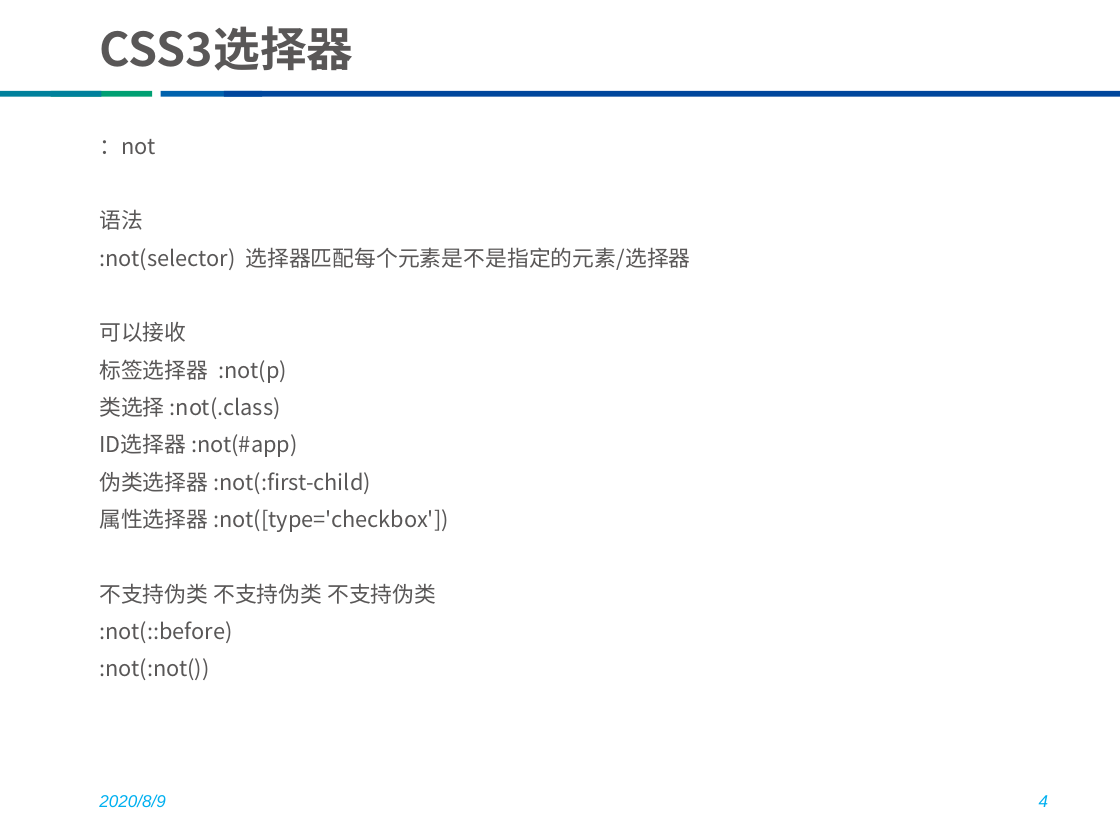
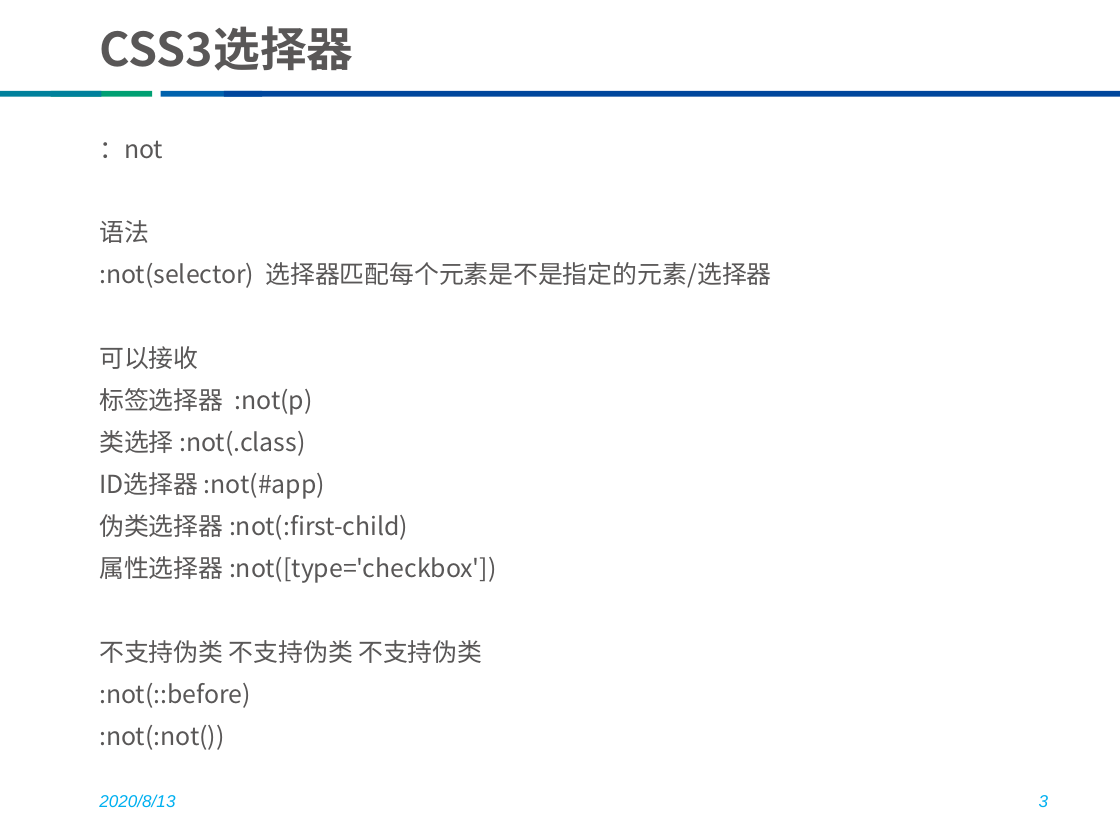
Before and after one commit to he8hepeng/thunisoftCli3, a slide deck: slide 3 of css教案（修改版）.pptx (slide 4 before the commit). Drawn at 1120x840 pixels with LibreOffice and Linux fonts; fonts in the diff are those of the drawing; background and template pictures are left out. Boxes give left, top, right and bottom in pixels: in the first picture for what was removed or moved away, otherwise in the second. Text is boxed around its words. In the diff, an @@ line names an element or a change of style, - is before the commit and + after.

```diff
--- a/css教案（修改版）.pptx
+++ b/css教案（修改版）.pptx
@@ text "：not" at (99,140,771,750): size 14 to 16 pt @@
@@ text at (99,794,175,807): text changed @@
-2020/8/9
+2020/8/13
@@ page number at (1039,795,1049,807): text changed @@
-4
+3
```
Also in this commit, not shown: 10 other slides changed, 4 slides added, 1 slide removed, 1 other file.
